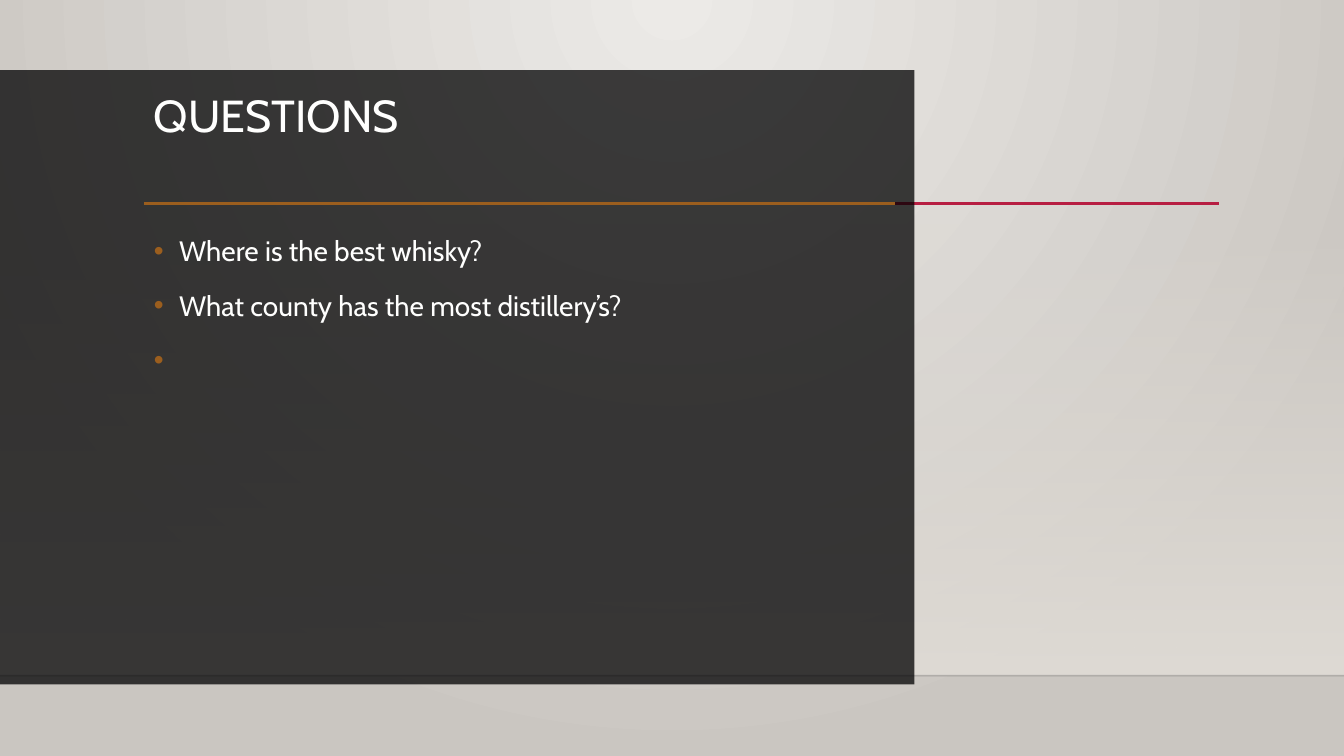
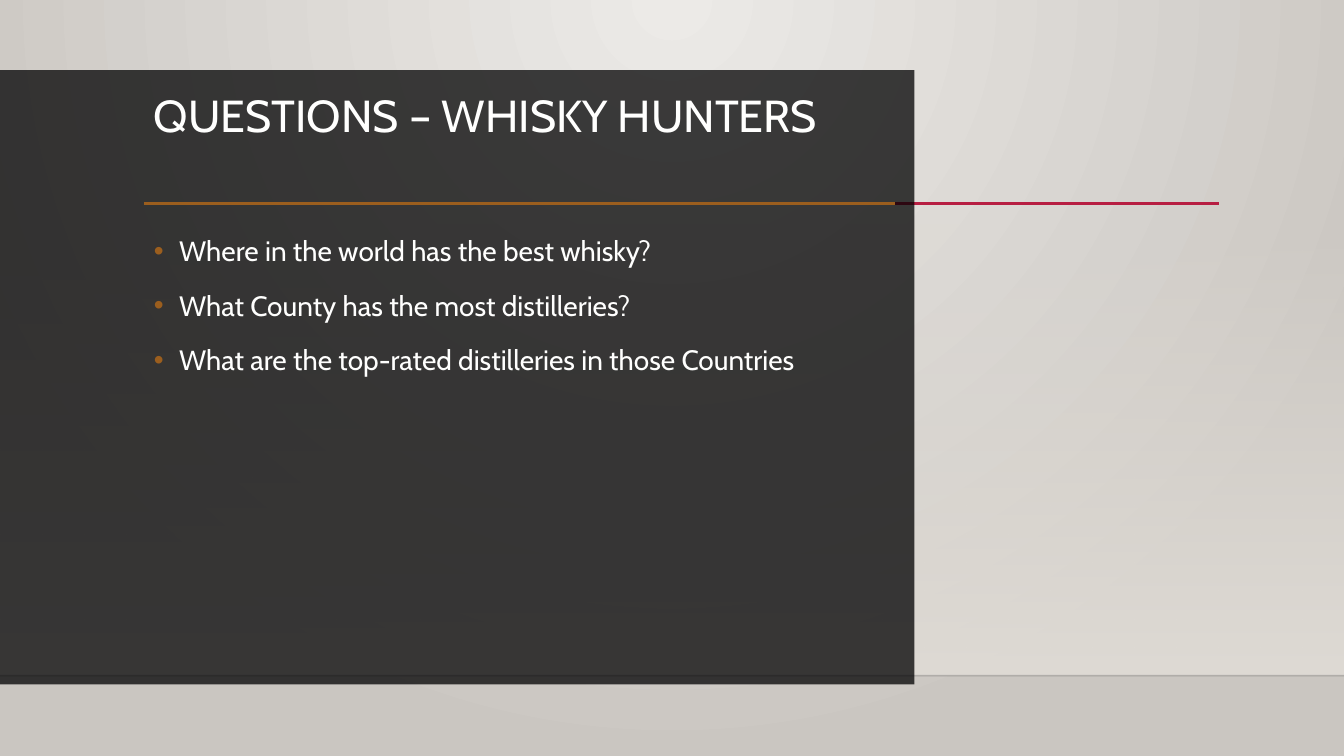
Before and after one commit to EpicTomatoSauce/DataAnalytics_Project2, a slide deck: slide 2 of Presentation.pptx. Drawn at 1344x756 pixels with LibreOffice and Linux fonts; fonts in the diff are those of the drawing; background and template pictures are left out. Boxes give left, top, right and bottom in pixels: in the first picture for what was removed or moved away, otherwise in the second. Text is boxed around its words. In the diff, an @@ line names an element or a change of style, - is before the commit and + after.

```diff
--- a/Presentation.pptx
+++ b/Presentation.pptx
@@ title at bbox=[154, 100, 817, 133]: text changed @@
-QUESTIONS
+QUESTIONS – WHISKY HUNTERS
@@ text at bbox=[179, 240, 795, 377]: text changed @@
-• Where is the best whisky?
-• What county has the most distillery’s?
+• Where in the world has the best whisky?
+• What County has the most distilleries?
+• What are the top-rated distilleries in those Countries
```
Also in this commit, not shown: 2 other slides changed, 2 other files.
